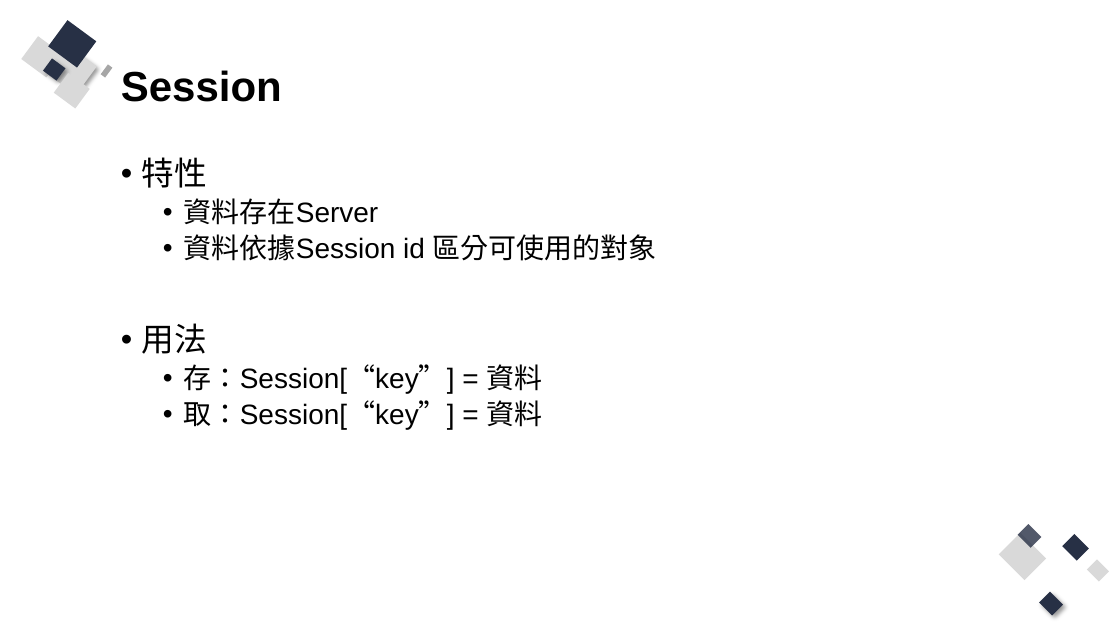
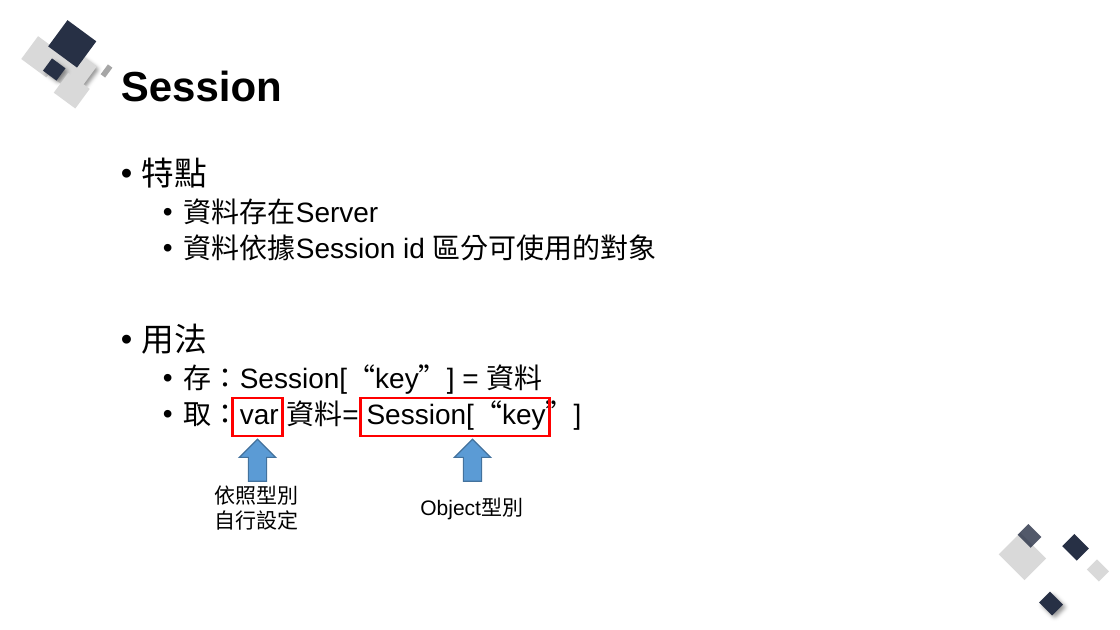
Before and after one commit to Q81JIAXIONG/-, a slide deck: slide 39 of 投影片/2.asp.net webform 框架.pptx (slide 38 before the commit). Drawn at 1120x630 pixels with LibreOffice and Linux fonts; fonts in the diff are those of the drawing. Boxes give left, top, right and bottom in pixels: in the first picture for what was removed or moved away, otherwise in the second. Text is boxed around its words. In the diff, an @@ line names an element or a change of style, - is before the commit and + after.

```diff
--- a/投影片/2.asp.net webform 框架.pptx
+++ b/投影片/2.asp.net webform 框架.pptx
@@ text at (142, 157, 207, 188): text changed @@
-• 特性
+• 特點
@@ text at (184, 397, 582, 432): text changed @@
-  • 取：Session[“key”] = 資料
+  • 取：var 資料= Session[“key”]
@@ rectangle added at (233, 398, 283, 436), outline #FF0000 2.25 pt @@
@@ rectangle added at (360, 398, 549, 436), outline #FF0000 2.25 pt @@
@@ down arrow added at (239, 439, 276, 481), fill #5B9BD5, outline #43739E 1 pt @@
@@ down arrow added at (455, 439, 491, 481), fill #5B9BD5, outline #43739E 1 pt @@
@@ text added at (215, 485, 299, 530), 18 pt, text #000000 @@
+依照型別
+自行設定
@@ text added at (420, 499, 523, 520), 18 pt, text #000000 @@
+Object型別
```
Also in this commit, not shown: 6 other slides changed, 10 slides added, 3 slides removed, 15 other files.
